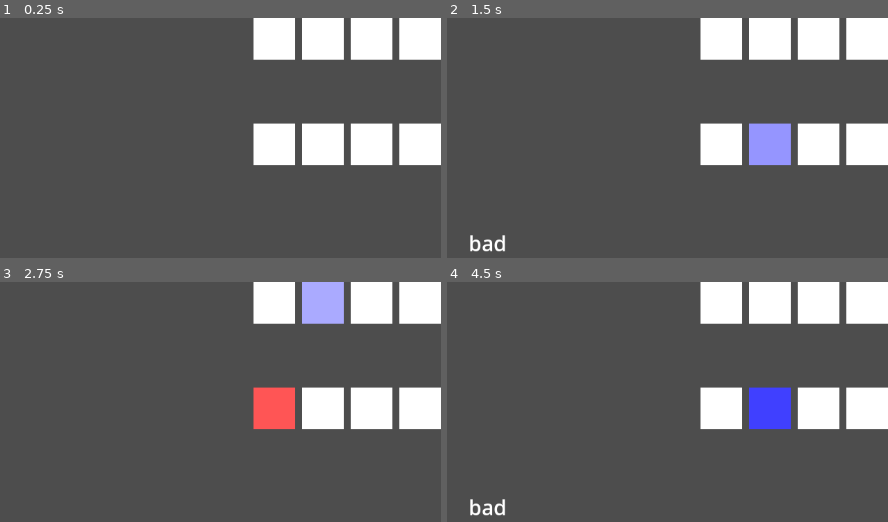
Above: before the commit, frames 1-4 (two rows, left to right).
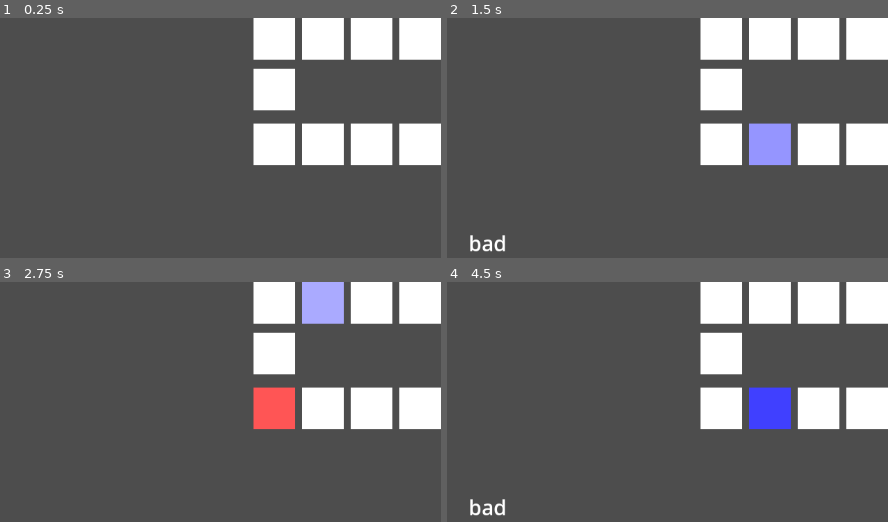
Above: after the commit, the same moments.

Repository: RBTylenol/time-exactly-userinput-check
Game: Godot game, scene res://main.tscn
Two runs of this game, one before a commit and one after it. Both use one fixed random seed, a clock stepped at 60 frames per second and the inputs below. Sound files missing from this copy of the repository are replaced by a short silence.
Inputs:
- Up to frame 1 (0.25 s): no input
- Up to frame 2 (1.5 s): tap Enter (ui_accept) at 0.5, 0.77, 1.25 s; tap . (key_dot) at 0.6, 1.35 s
- Up to frame 3 (2.75 s): tap Enter (ui_accept) at 1.52, 2 s; tap . (key_dot) at 2.1 s
- Up to frame 4 (4.5 s): tap . (key_dot) at 2.85, 3.6, 4.35 s; tap Enter (ui_accept) at 3.02, 3.5, 3.77, 4.25 s

The runs differ from the first frame. In frame 1, 1.7% of the frame differs, in the area x 57-67%, y 20-39%; in frame 2, 1.7%; in frame 3, 1.7%; in frame 4, 1.7%.

Commit message:
Update main.tscn

Diff:
--- a/main.tscn
+++ b/main.tscn
@@ -1,6 +1,5 @@
-[gd_scene load_steps=9 format=3 uid="uid://bdjbgxv0111m7"]
+[gd_scene load_steps=8 format=3 uid="uid://bdjbgxv0111m7"]
 
-[ext_resource type="Script" path="res://main.gd" id="1_1q58d"]
 [ext_resource type="PackedScene" uid="uid://bwdjre2ke5o1f" path="res://music system/music_system.tscn" id="1_a88bp"]
 [ext_resource type="Script" path="res://correct_control.gd" id="1_hh1ut"]
 [ext_resource type="Script" path="res://beat_indicator.gd" id="2_0eea3"]
@@ -16,7 +15,6 @@
 width = 1
 
 [node name="Main" type="Node2D"]
-script = ExtResource("1_1q58d")
 
 [node name="MusicSystemExample" type="Node2D" parent="."]
 
@@ -38,7 +36,6 @@
 script = ExtResource("2_0eea3")
 
 [node name="BeatSprite" type="Sprite2D" parent="MusicSystemExample/CanvasLayer/BoxContainer/BeatIndicator"]
-visible = false
 position = Vector2(30, 103)
 scale = Vector2(60, 60)
 texture = SubResource("GradientTexture1D_fs80c")
